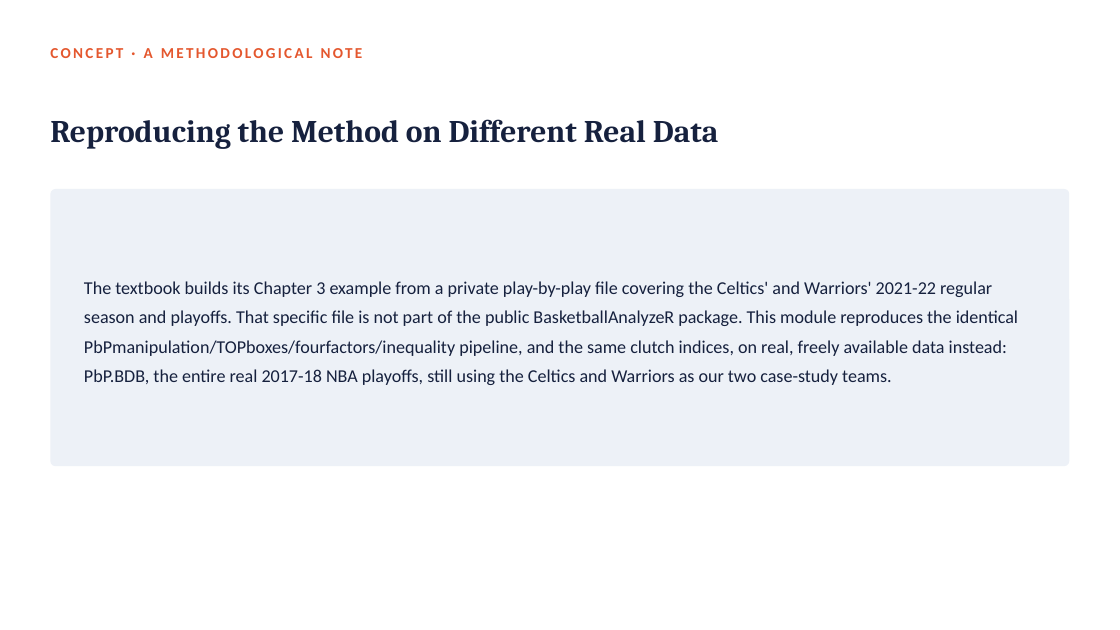
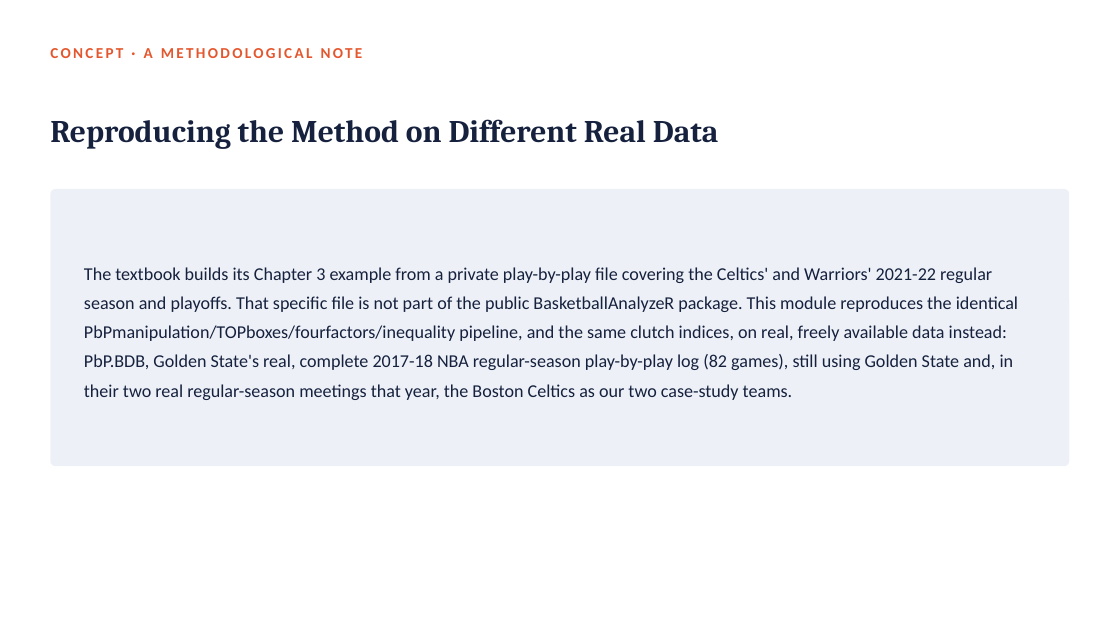
Before and after one commit to fmurital/Teaching-Curriculum, a slide deck: slide 9 of Sports-Analytics-Graduate/03_Clutch_Performance_and_Situational_Splits/Lecture_Slides/Module03_Clutch_Performance_and_Situational_Splits.pptx. Drawn at 1120x630 pixels with LibreOffice and Linux fonts; fonts in the diff are those of the drawing. Boxes give left, top, right and bottom in pixels: in the first picture for what was removed or moved away, otherwise in the second. Text is boxed around its words. In the diff, an @@ line names an element or a change of style, - is before the commit and + after.

Commit message:
Fix remaining PbP.BDB 2018-playoffs mischaracterization in Grad Module 3
The slide deck and three text files (Coding_Exercise script, Practice
Questions, References) still described PbP.BDB as 2017-18 NBA playoff
data after the rest of the module's text files were corrected. PbP.BDB
is Golden State's real, complete 2017-18 regular-season play-by-play
log (82 games); Boston's data is limited to the two real regular-season
games the two teams played against each other that season. Rewrote all
11 affected slides (text surgery on the slide XML, QA'd with
validate.py, markitdown+grep, and a visual thumbnail review) and the
three text files to match the already-corrected narrative.

```diff
--- a/Sports-Analytics-Graduate/03_Clutch_Performance_and_Situational_Splits/Lecture_Slides/Module03_Clutch_Performance_and_Situational_Splits.pptx
+++ b/Sports-Analytics-Graduate/03_Clutch_Performance_and_Situational_Splits/Lecture_Slides/Module03_Clutch_Performance_and_Situational_Splits.pptx
@@ text at (84, 267, 1018, 400): text changed @@
-The textbook builds its Chapter 3 example from a private play-by-play file covering the Celtics' and Warriors' 2021-22 regular season and playoffs. That specific file is not part of the public BasketballAnalyzeR package. This module reproduces the identical PbPmanipulation/TOPboxes/fourfactors/inequality pipeline, and the same clutch indices, on real, freely available data instead: PbP.BDB, the entire real 2017-18 NBA playoffs, still using the Celtics and Warriors as our two case-study teams.
+The textbook builds its Chapter 3 example from a private play-by-play file covering the Celtics' and Warriors' 2021-22 regular season and playoffs. That specific file is not part of the public BasketballAnalyzeR package. This module reproduces the identical PbPmanipulation/TOPboxes/fourfactors/inequality pipeline, and the same clutch indices, on real, freely available data instead: PbP.BDB, Golden State's real, complete 2017-18 NBA regular-season play-by-play log (82 games), still using Golden State and, in their two real regular-season meetings that year, the Boston Celtics as our two case-study teams.
```
Also in this commit, not shown: 10 other slides changed, 3 other files.
